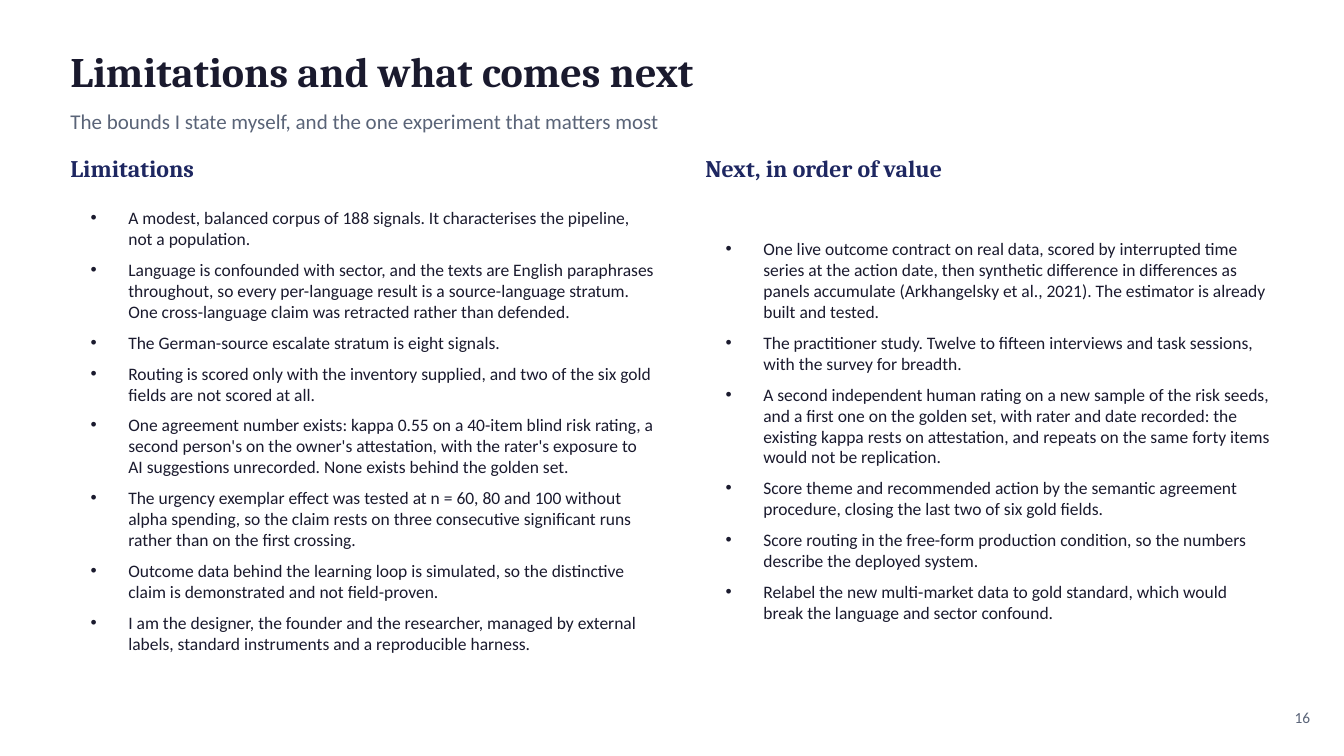
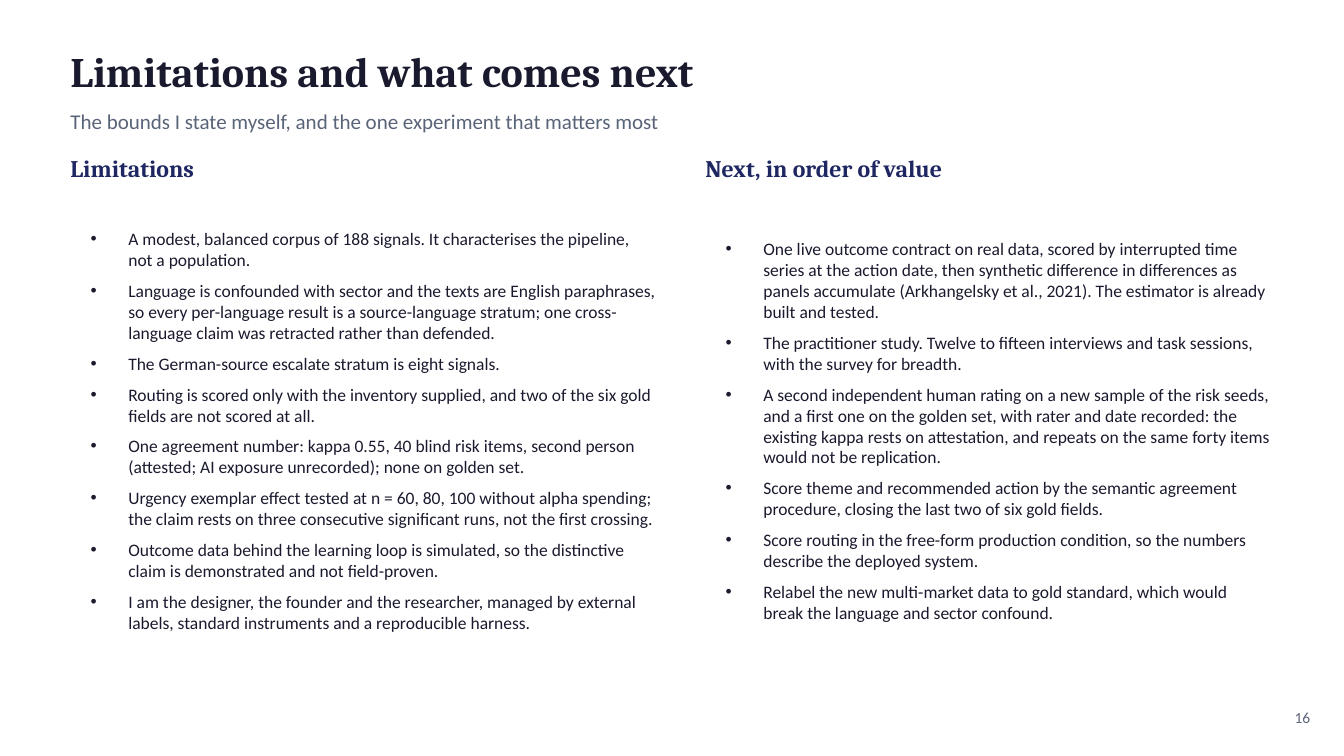
Before and after one commit to fogu13/CLARA, a slide deck: slide 16 of thesis/defense/defense_deck.pptx. Drawn at 1344x756 pixels with LibreOffice and Linux fonts; fonts in the diff are those of the drawing. Boxes give left, top, right and bottom in pixels: in the first picture for what was removed or moved away, otherwise in the second. Text is boxed around its words. In the diff, an @@ line names an element or a change of style, - is before the commit and + after.

```diff
--- a/thesis/defense/defense_deck.pptx
+++ b/thesis/defense/defense_deck.pptx
@@ text at (128,285,655,342): text changed @@
-• Language is confounded with sector, and the texts are English paraphrases throughout, so every per-language result is a source-language stratum. One cross-language claim was retracted rather than defended.
+• Language is confounded with sector and the texts are English paraphrases, so every per-language result is a source-language stratum; one cross-language claim was retracted rather than defended.
@@ text at (128,440,653,528): text changed @@
-• One agreement number exists: kappa 0.55 on a 40-item blind risk rating, a second person's on the owner's attestation, with the rater's exposure to AI suggestions unrecorded. None exists behind the golden set.
-• The urgency exemplar effect was tested at n = 60, 80 and 100 without alpha spending, so the claim rests on three consecutive significant runs rather than on the first crossing.
+• One agreement number: kappa 0.55, 40 blind risk items, second person (attested; AI exposure unrecorded); none on golden set.
+• Urgency exemplar effect tested at n = 60, 80, 100 without alpha spending; the claim rests on three consecutive significant runs, not the first crossing.
```
Also in this commit, not shown: 7 other slides changed, 1 other file.
